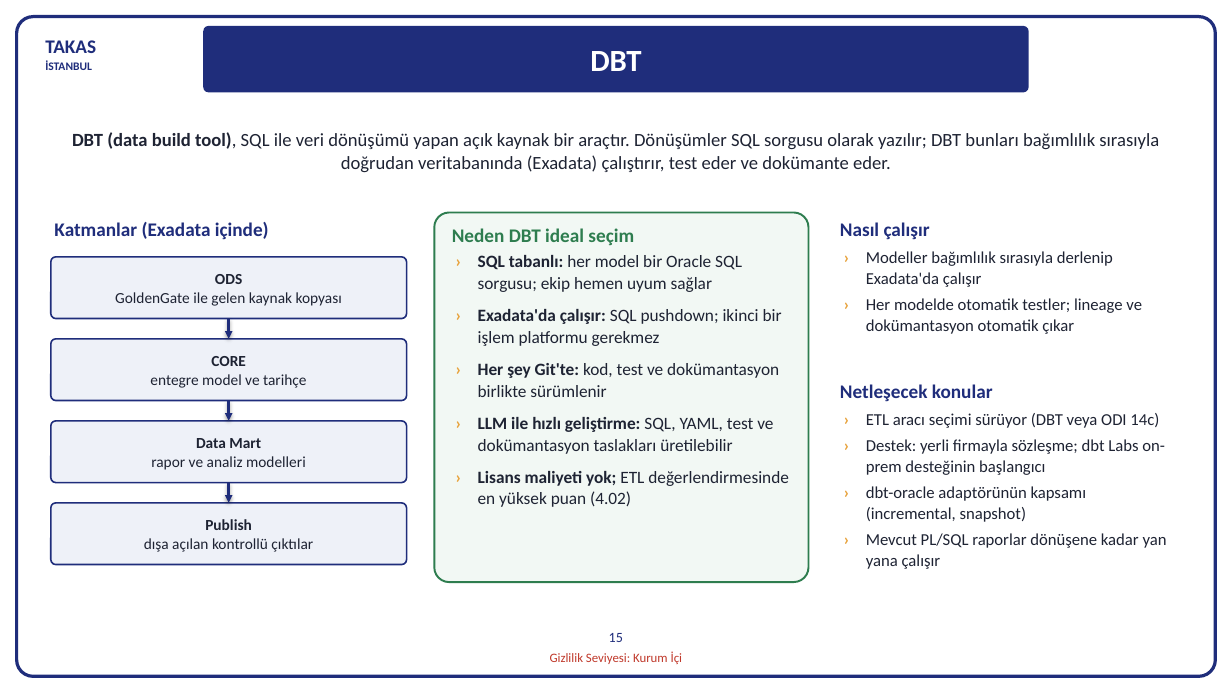
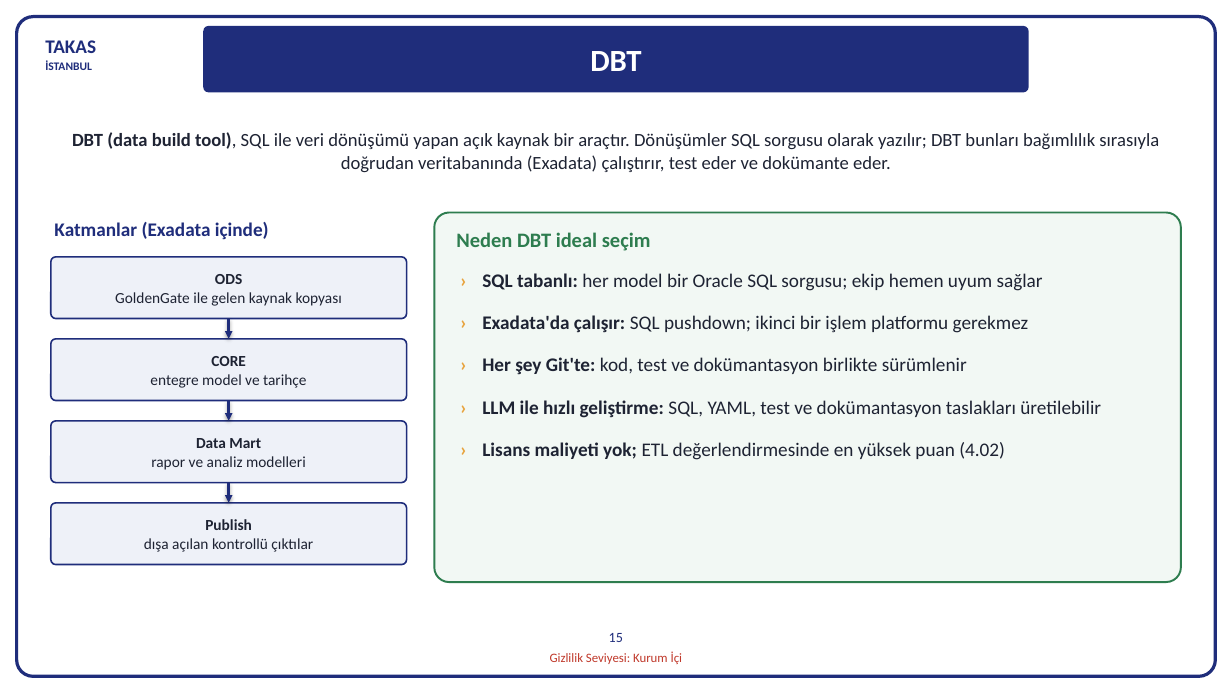
Before and after one commit to hanifidemirel0/Cursor-Projects, a slide deck: slide 16 of outputs/dwh-sunum-kasim-2026/5 - DWHSunum_Kasim2026.pptx. Drawn at 1232x693 pixels with LibreOffice and Linux fonts; fonts in the diff are those of the drawing. Boxes give left, top, right and bottom in pixels: in the first picture for what was removed or moved away, otherwise in the second. Text is boxed around its words. In the diff, an @@ line names an element or a change of style, - is before the commit and + after.

```diff
--- a/outputs/dwh-sunum-kasim-2026/5 - DWHSunum_Kasim2026.pptx
+++ b/outputs/dwh-sunum-kasim-2026/5 - DWHSunum_Kasim2026.pptx
@@ rounded rectangle: place and size @@
-rounded rectangle at (434, 213, 809, 582)
+rounded rectangle at (434, 213, 1181, 582)
@@ text "Neden DBT ideal seçim" at (456, 232, 651, 251): size 15 to 16 pt @@
@@ text removed at (840, 222, 930, 240) @@
-Nasıl çalışır
@@ text "› SQL tabanlı: her model ...": place and size @@
-text "› SQL tabanlı: her model ..." at (478, 255, 789, 507)
+text "› SQL tabanlı: her model ..." at (482, 273, 1101, 460)
@@ text "› SQL tabanlı: her model ..." at (482, 273, 1101, 460): size 13.5 to 15 pt; more space between paragraphs @@
@@ text removed at (866, 251, 1142, 334) @@
-› Modeller bağımlılık sırasıyla derlenip Exadata'da çalışır
-› Her modelde otomatik testler; lineage ve dokümantasyon otomatik çıkar
@@ text removed at (840, 384, 993, 402) @@
-Netleşecek konular
@@ text removed at (866, 413, 1167, 569) @@
-› ETL aracı seçimi sürüyor (DBT veya ODI 14c)
-› Destek: yerli firmayla sözleşme; dbt Labs on-prem desteğinin başlangıcı
-› dbt-oracle adaptörünün kapsamı (incremental, snapshot)
-› Mevcut PL/SQL raporlar dönüşene kadar yan yana çalışır
```
Also in this commit, not shown: 3 other files.
